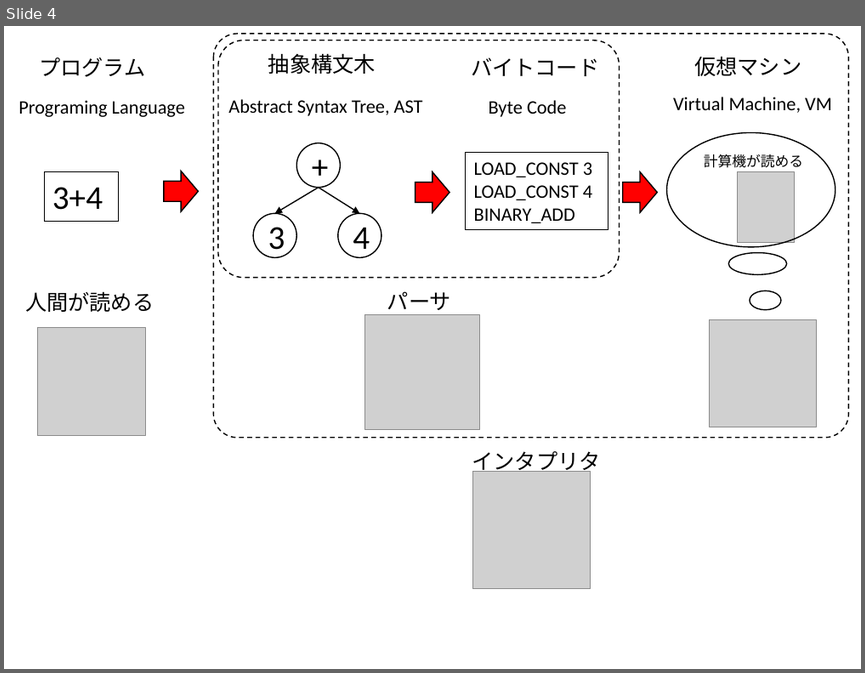
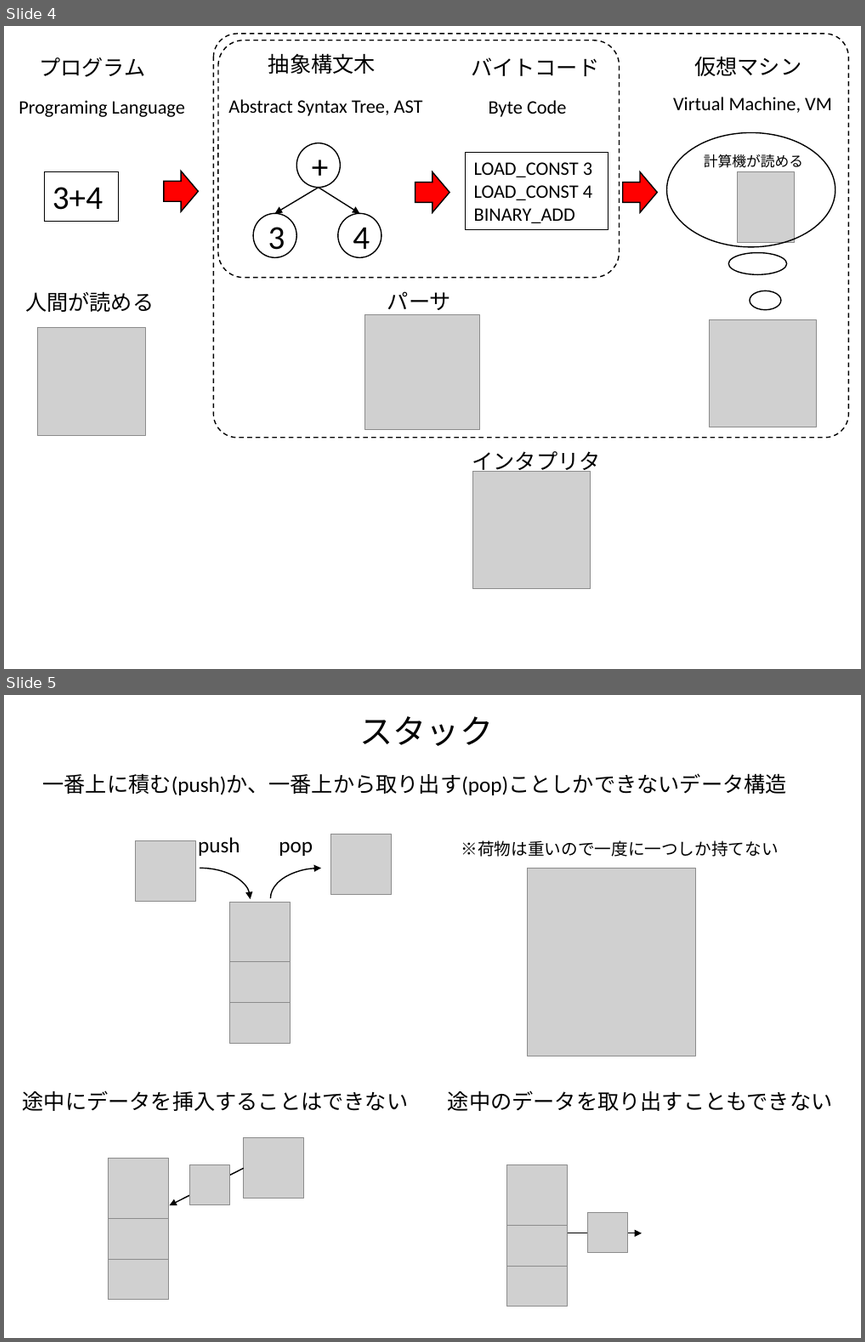
Before and after one commit to kaityo256/python_zero, a slide deck: howtowork/fig/fig.pptx. Shown one above the other, each under a label of ours: slide 4 before the commit, slides 4 and 5 after it. The pictures are 865x673 and 865x1342 pixels, drawn with LibreOffice and Linux fonts; fonts in the diff are those of the drawing; grey boxes stand for pictures. Boxes give left, top, right and bottom in pixels: in the first picture for what was removed or moved away, otherwise in the second. Text is boxed around its words. In the diff, an @@ line names an element or a change of style, - is before the commit and + after.

```diff
--- a/howtowork/fig/fig.pptx
+++ b/howtowork/fig/fig.pptx
@@ slide 5 added at [4, 695, 861, 1338], background #FFFFFF @@
@@ text added at [360, 716, 494, 746], 28 pt, text #000000 @@
+スタック
@@ text added at [43, 773, 787, 795], 18 pt, text #000000 @@
+一番上に積む(push)か、一番上から取り出す(pop)ことしかできないデータ構造
@@ picture added at [136, 840, 196, 901] @@
@@ text added at [198, 837, 240, 856], 18 pt, text #000000 @@
+push
@@ text added at [279, 841, 313, 856], 18 pt, text #000000 @@
+pop
@@ picture added at [331, 834, 392, 894] @@
@@ text added at [461, 840, 778, 857], 14 pt, text #000000 @@
+※荷物は重いので一度に一つしか持てない
@@ arc (boxed as its full ellipse) added at [148, 868, 250, 929], outline #000000 1 pt @@
@@ arc (boxed as its full ellipse) added at [271, 868, 372, 929], outline #000000 1 pt @@
@@ picture added at [527, 868, 695, 1055] @@
@@ picture added at [230, 902, 290, 961] @@
@@ picture added at [230, 941, 290, 1002] @@
@@ picture added at [230, 983, 290, 1043] @@
@@ text added at [23, 1090, 409, 1111], 18 pt, text #000000 @@
+途中にデータを挿入することはできない
@@ text added at [448, 1090, 833, 1111], 18 pt, text #000000 @@
+途中のデータを取り出すこともできない
@@ picture added at [244, 1138, 304, 1198] @@
@@ picture added at [109, 1157, 169, 1218] @@
@@ arrow added from (244, 1168) to (170, 1205), #000000 1 pt @@
@@ picture added at [190, 1164, 230, 1205] @@
@@ picture added at [507, 1164, 567, 1225] @@
@@ picture added at [109, 1199, 169, 1259] @@
@@ picture added at [507, 1205, 567, 1265] @@
@@ picture added at [587, 1212, 628, 1252] @@
@@ picture added at [109, 1239, 169, 1299] @@
@@ picture added at [507, 1246, 567, 1306] @@
@@ arrow added from (567, 1233) to (642, 1233), #000000 1 pt @@
```
Also in this commit, not shown: 1 other slide added, 3 other files.
